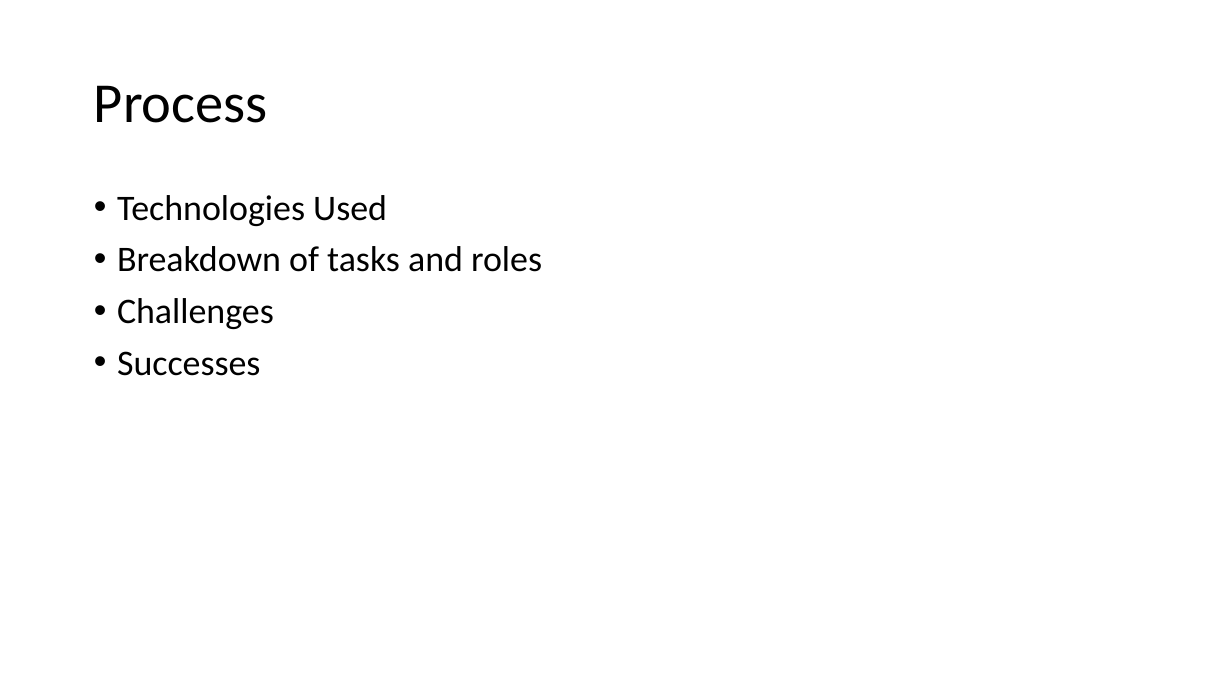
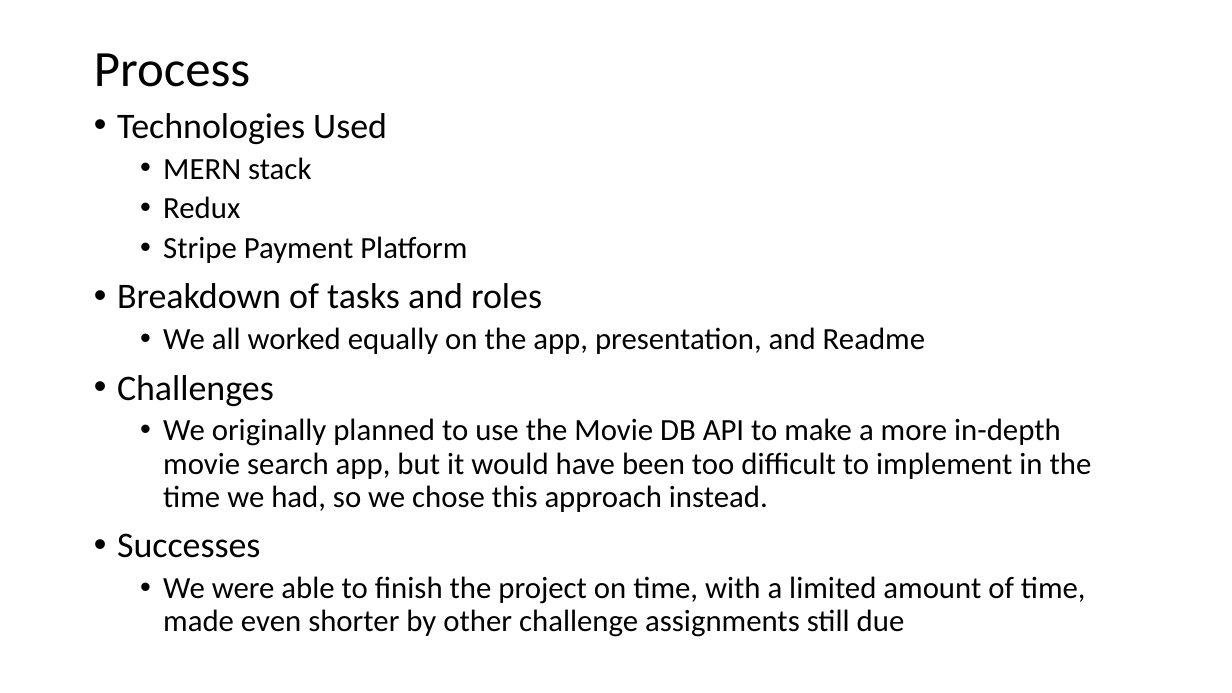
Before and after one commit to jsun994/movie-shop-mern, a slide deck: slide 4 of assets/Vintage-Movie-Shop.pptx. Drawn at 1232x693 pixels with LibreOffice and Linux fonts; fonts in the diff are those of the drawing. Boxes give left, top, right and bottom in pixels: in the first picture for what was removed or moved away, otherwise in the second. Text is boxed around its words. In the diff, an @@ line names an element or a change of style, - is before the commit and + after.

```diff
--- a/assets/Vintage-Movie-Shop.pptx
+++ b/assets/Vintage-Movie-Shop.pptx
@@ title "Process" at (x1=94, y1=53, x2=250, y2=87): size 44 to 39.6 pt @@
@@ text "Technologies Used" moved from (x1=117, y1=195, x2=542, y2=376) to (x1=117, y1=113, x2=1092, y2=637) @@
@@ text at (x1=163, y1=157, x2=467, y2=263): paragraphs added @@
+  • MERN stack
+  • Redux
+  • Stripe Payment Platform
@@ text at (x1=163, y1=327, x2=925, y2=354): paragraph added @@
+  • We all worked equally on the app, presentation, and Readme
@@ text at (x1=163, y1=418, x2=1092, y2=512): paragraph added @@
+  • We originally planned to use the Movie DB API to make a more in-depth movie search app, but it would have been too difficult to implement in the time we had, so we chose this approach instead.
@@ text at (x1=163, y1=576, x2=1086, y2=637): paragraph added @@
+  • We were able to finish the project on time, with a limited amount of time, made even shorter by other challenge assignments still due
```
Also in this commit, not shown: 2 other slides changed, 1 slide added, 1 slide removed.
